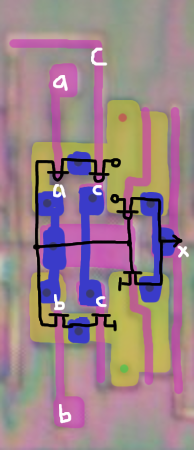
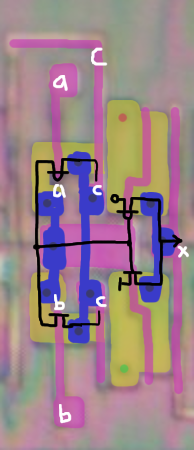
Comparing the layer stacks of the two 194×450 images. Changes:
painted on "Обычный слой 7" over [78, 135, 122, 344]
painted on "Обычный слой 6" over [78, 135, 122, 344]
painted on "Обычный слой 4" over [78, 135, 122, 344]
painted on "Обычный слой 1" over [78, 135, 122, 344]
painted on "Фон" over [78, 135, 122, 344]
